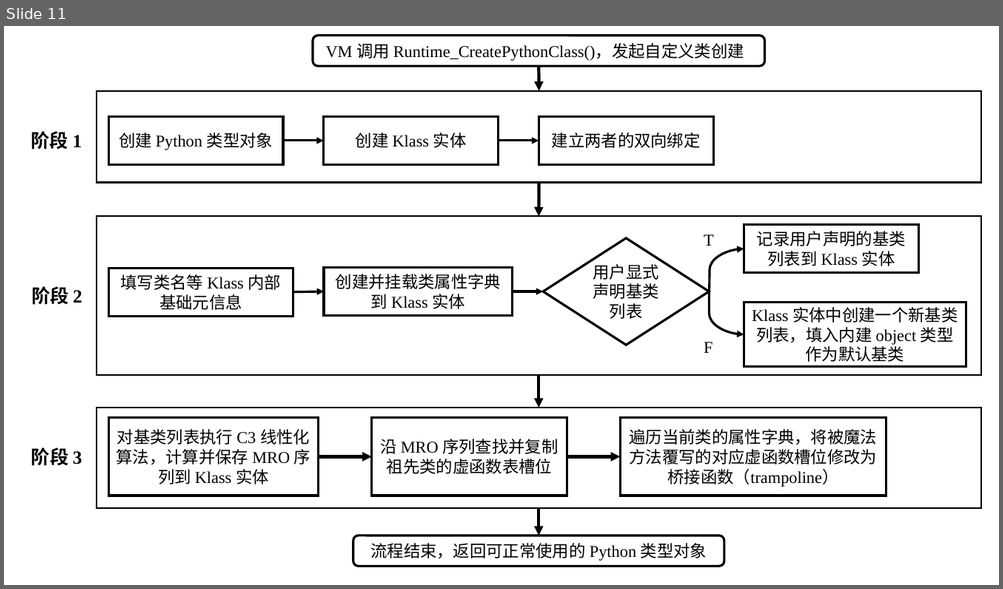
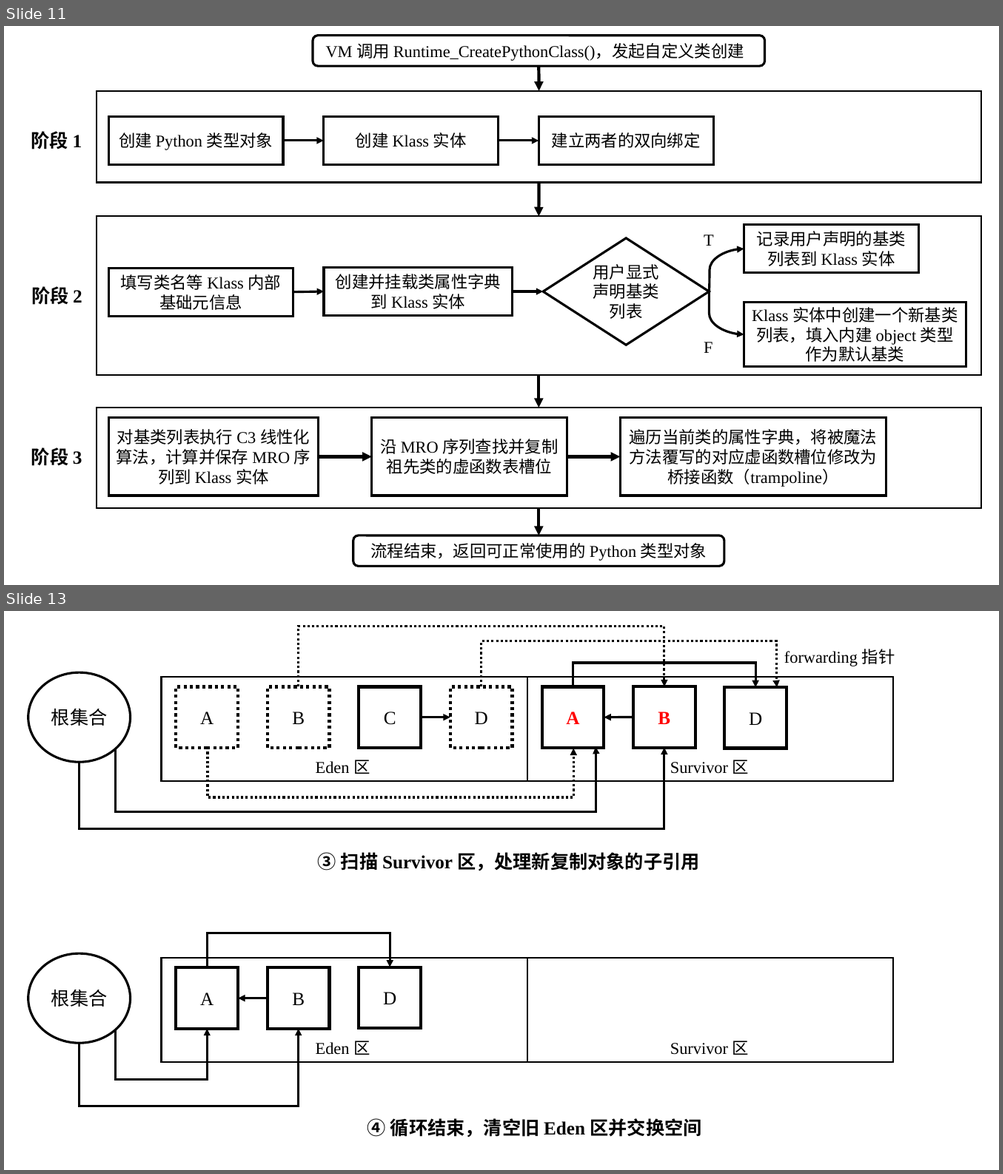
Before and after one commit to WU-SUNFLOWER/S.A.A.U.S.O, a slide deck: docs/thesis/pictures.pptx. Shown one above the other, each under a label of ours: slide 11 before the commit, slides 11 and 13 after it; the slides between them are not shown. The pictures are 1003x589 and 1003x1174 pixels, drawn with LibreOffice and Linux fonts; fonts in the diff are those of the drawing. Boxes give left, top, right and bottom in pixels: in the first picture for what was removed or moved away, otherwise in the second. Text is boxed around its words. In the diff, an @@ line names an element or a change of style, - is before the commit and + after.

```diff
--- a/docs/thesis/pictures.pptx
+++ b/docs/thesis/pictures.pptx
@@ slide 13 added at (x1=4, y1=611, x2=999, y2=1170), background #CAEACE @@
@@ elbow arrow added from (299, 687) to (664, 686), #000000 2.25 pt dashed @@
@@ elbow arrow added from (481, 687) to (777, 687), #000000 2.25 pt dashed @@
@@ text added at (x1=784, y1=649, x2=895, y2=667), 16 pt, text #000000 @@
+forwarding 指针
@@ ellipse added at (x1=28, y1=672, x2=130, y2=762), outline #000000 2.25 pt, 18 pt, text #000000 @@
+根集合
@@ elbow arrow added from (572, 687) to (755, 687), #000000 2.25 pt @@
@@ rectangle added at (x1=162, y1=678, x2=893, y2=782), outline #000000 1.5 pt @@
@@ rectangle added at (x1=176, y1=687, x2=239, y2=749), outline #000000 3 pt dashed, 18 pt, text #000000 @@
+A
@@ rectangle added at (x1=267, y1=687, x2=330, y2=749), outline #000000 3 pt dashed, 18 pt, text #000000 @@
+B
@@ rectangle added at (x1=359, y1=687, x2=421, y2=749), outline #000000 3 pt, 18 pt, text #000000 @@
+C
@@ rectangle added at (x1=450, y1=687, x2=512, y2=749), outline #000000 3 pt dashed, 18 pt, text #000000 @@
+D
@@ line added from (527, 678) to (527, 781), #000000 1.5 pt @@
@@ rectangle added at (x1=542, y1=687, x2=604, y2=749), outline #000000 3 pt, 18 pt, text #FF0000, bold @@
+A
@@ rectangle added at (x1=633, y1=686, x2=695, y2=748), outline #000000 3 pt, 18 pt, text #FF0000, bold @@
+B
@@ rectangle added at (x1=725, y1=687, x2=787, y2=749), outline #000000 3 pt, 18 pt, text #000000 @@
+D
@@ arrow added from (421, 718) to (450, 718), #000000 2.25 pt @@
@@ arrow added from (633, 717) to (604, 718), #000000 2.25 pt @@
@@ elbow arrow added from (79, 763) to (664, 748), #000000 2.25 pt @@
@@ elbow arrow added from (115, 749) to (596, 747), #000000 2.25 pt @@
@@ elbow arrow added from (208, 748) to (573, 749), #000000 2.25 pt dashed @@
@@ text added at (x1=316, y1=760, x2=370, y2=774), 16 pt, text #000000 @@
+Eden 区
@@ text added at (x1=670, y1=760, x2=748, y2=774), 16 pt, text #000000 @@
+Survivor 区
@@ text added at (x1=318, y1=852, x2=700, y2=871), 18 pt, text #000000, bold @@
+③ 扫描 Survivor 区，处理新复制对象的子引用
@@ group added at (x1=28, y1=934, x2=893, y2=1106): 4 rectangles, 3 elbow arrows, 2 texts, 1 ellipse, 1 line, 1 arrow @@
+A
+B
+Eden 区
+Survivor 区
+根集合
+D
@@ text added at (x1=367, y1=1119, x2=701, y2=1138), 18 pt, text #000000, bold @@
+④ 循环结束，清空旧 Eden 区并交换空间
```
Also in this commit, not shown: 1 other slide added, 3 other files.
